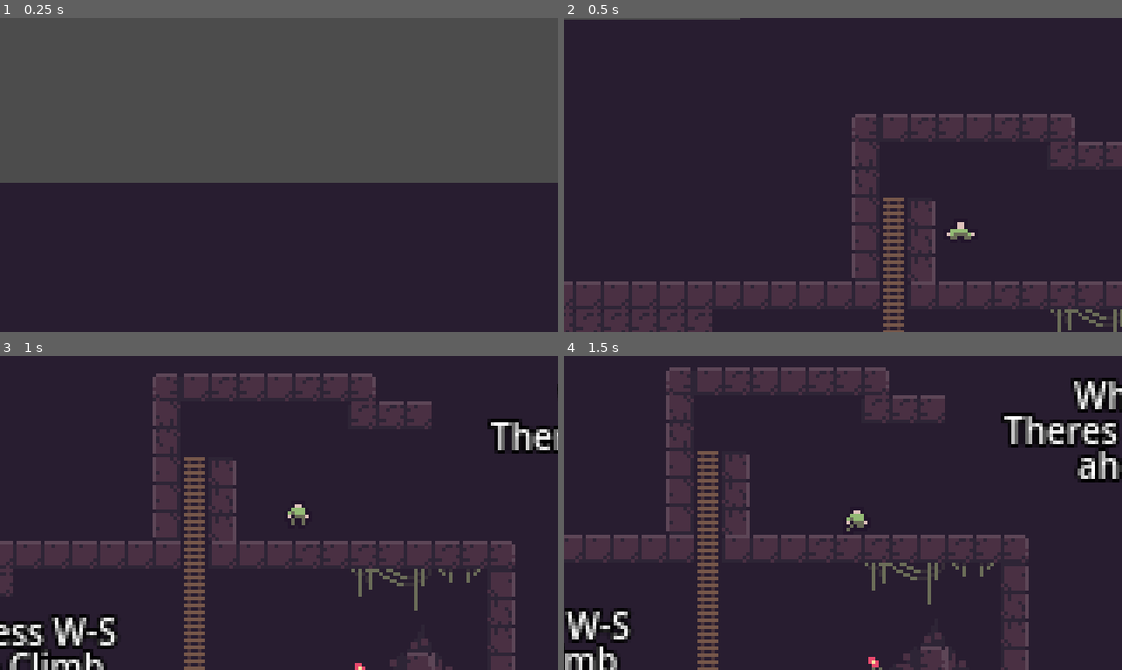
Above: before the commit, frames 1-4 (two rows, left to right).
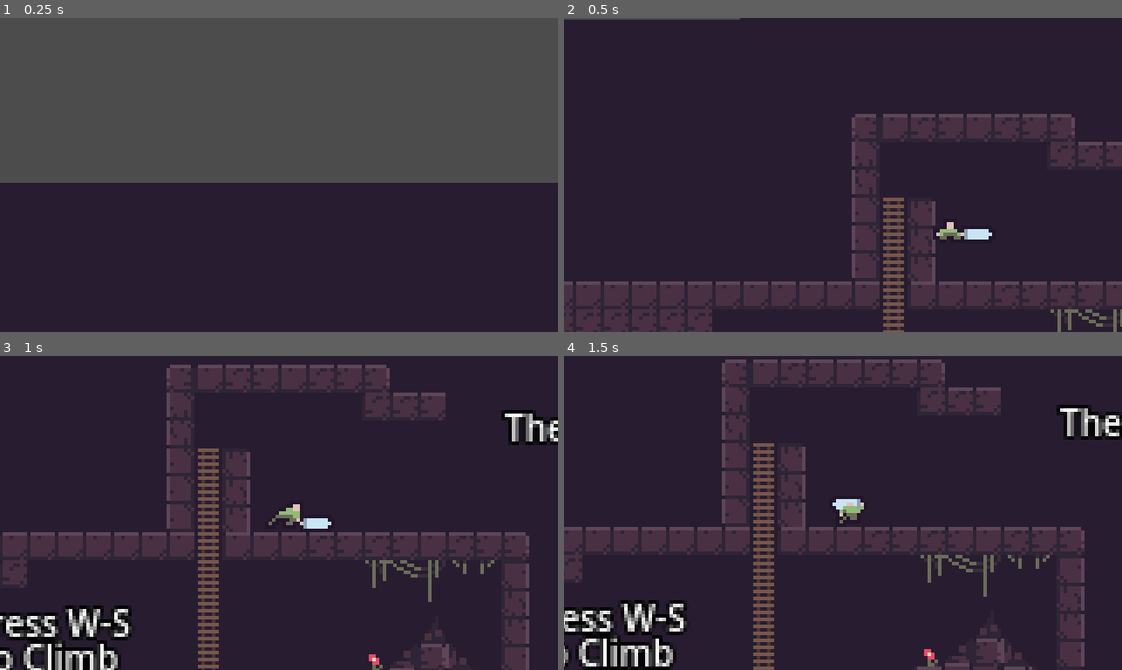
Above: after the commit, the same moments.

Repository: ShamsParvezArka/buet-game-jam-2026-submission
Game: Godot game, scene res://scene/tutorial.tscn
Same seed, same stepped clock (60 frames per second), same inputs: the game is played once before the commit and once after it.
Inputs:
- Up to frame 1 (0.25 s): no input
- Up to frame 2 (0.5 s): no input
- Up to frame 3 (1 s): tap A (move_left) at 0.5 s; hold D (move_right) from 0.53 s (still down); hold K (attack) from 0.53 s (still down); tap Space (jump) at 0.77 s
- Up to frame 4 (1.5 s): keep holding D (move_right); tap A (move_left) at 1.25 s; release K (attack) at 1.28 s; tap K (attack) at 1.35 s

Frame 1 is identical in both runs. In frame 2, 0.3% of the frame differs, in the area x 66-77%, y 65-71%; in frame 3, 23%; in frame 4, 26%, in the area x 0-100%, y 1-100%.

Commit message:
impl -> impulse on sword attack

Diff:
--- a/scene/player_basic.tscn
+++ b/scene/player_basic.tscn
@@ -1,8 +1,8 @@
-[gd_scene load_steps=60 format=3 uid="uid://hveqhu5colj6"]
+[gd_scene load_steps=61 format=3 uid="uid://hveqhu5colj6"]
 
 [ext_resource type="Script" uid="uid://dfb0xqvguw6kp" path="res://script/player_basic/player_basic.gd" id="1_hyh25"]
 [ext_resource type="Texture2D" uid="uid://cevreuepibf4l" path="res://asset/player_basic/idle.png" id="2_8urdy"]
-[ext_resource type="Script" uid="uid://c550tnck2brbh" path="res://script/state_machine.gd" id="2_dmlxr"]
+[ext_resource type="Script" uid="uid://c3ft62tv51ny5" path="res://script/player_basic/state_machine.gd" id="2_pjtj2"]
 [ext_resource type="Texture2D" uid="uid://dtfloiwumwcnn" path="res://asset/player_basic/climb.png" id="2_ujlph"]
 [ext_resource type="Texture2D" uid="uid://crj03wrdpdusi" path="res://asset/player_basic/sword_attack.png" id="3_dfcsx"]
 [ext_resource type="Script" uid="uid://dymlr7xdsuv4i" path="res://script/player_basic/idle.gd" id="3_todec"]
@@ -350,6 +350,9 @@
 radius = 2.0
 height = 6.0
 
+[sub_resource type="RectangleShape2D" id="RectangleShape2D_pjtj2"]
+size = Vector2(5, 9.5)
+
 [sub_resource type="CapsuleShape2D" id="CapsuleShape2D_od1ww"]
 radius = 3.0
 height = 8.0
@@ -364,8 +367,9 @@
 metadata/_custom_type_script = "uid://d2kjmtspxbl7j"
 
 [node name="StateMachine" type="Node2D" parent="." node_paths=PackedStringArray("player")]
-script = ExtResource("2_dmlxr")
+script = ExtResource("2_pjtj2")
 player = NodePath("..")
+metadata/_custom_type_script = "uid://c550tnck2brbh"
 
 [node name="Idle" type="Node" parent="StateMachine"]
 script = ExtResource("3_todec")
@@ -403,11 +407,20 @@
 
 [node name="Flipbook" type="AnimatedSprite2D" parent="."]
 sprite_frames = SubResource("SpriteFrames_d38go")
-animation = &"idle"
+animation = &"sword_attack"
 
 [node name="Collider" type="CollisionShape2D" parent="."]
 position = Vector2(0, 1)
 shape = SubResource("CapsuleShape2D_ad7i5")
+
+[node name="HitArea" type="Area2D" parent="."]
+collision_layer = 2
+collision_mask = 4
+
+[node name="HitCollider" type="CollisionShape2D" parent="HitArea"]
+position = Vector2(6, -1)
+shape = SubResource("RectangleShape2D_pjtj2")
+disabled = true
 
 [node name="InteractionArea" type="Area2D" parent="."]
 position = Vector2(0, 1)
@@ -419,5 +432,6 @@
 
 [connection signal="timeout" from="StateMachine/Jump/Timer" to="StateMachine/Jump" method="_on_timer_timeout"]
 [connection signal="timeout" from="StateMachine/Attack/Timer" to="StateMachine/Attack" method="_on_timer_timeout"]
+[connection signal="body_entered" from="HitArea" to="StateMachine/Attack" method="_on_hit_area_body_entered"]
 [connection signal="area_entered" from="InteractionArea" to="StateMachine/Climb" method="_on_interaction_area_area_entered"]
 [connection signal="area_exited" from="InteractionArea" to="StateMachine/Climb" method="_on_interaction_area_area_exited"]
--- a/scene/push_box.tscn
+++ b/scene/push_box.tscn
@@ -11,6 +11,7 @@
 collision_layer = 5
 collision_mask = 7
 script = ExtResource("1_rok6f")
+friction = 18
 
 [node name="Sprite2D" type="Sprite2D" parent="."]
 texture = ExtResource("1_wi0xx")
--- a/script/global_state.gd
+++ b/script/global_state.gd
@@ -1,11 +1,15 @@
 extends Node2D
 
-enum FacingDirection { LEFT, RIGHT }
+enum FacingDirection
+{
+	LEFT = -1,
+	RIGHT = 1
+}
 
 var current_selected_player: CharacterBody2D
 var player_basic_apply_gravity: bool
 var player_basic_mid_air: bool
 var can_climb: bool
 
-var anime_sword_obtained := false
+var anime_sword_obtained := true
 var is_holding := false
--- a/script/player_basic/attack.gd
+++ b/script/player_basic/attack.gd
@@ -1,12 +1,14 @@
 extends State
 
 @onready var timer: Timer = $Timer
+@onready var hit_collider: CollisionShape2D = $"../../HitArea/HitCollider"
 
 
 func enter() -> void:
 	if GlobalState.anime_sword_obtained:
 		player.flipbook.play("sword_attack")
 		timer.start()
+		hit_collider.disabled = false
 	else:
 		state_machine.change_state(state_machine.previous_state)
 
@@ -17,3 +19,13 @@
 
 func _on_timer_timeout() -> void:
 	state_machine.change_state(state_machine.get_node("Idle"))
+	hit_collider.disabled = true
+
+
+func _on_hit_area_body_entered(body: Node2D) -> void:
+	if body.is_in_group("pushable"):
+		body.hit = true
+		if hit_collider.position.x < 0:
+			body.hit_direction = GlobalState.FacingDirection.LEFT
+		elif hit_collider.position.x > 0:
+			body.hit_direction = GlobalState.FacingDirection.RIGHT
--- a/script/player_basic/jump.gd
+++ b/script/player_basic/jump.gd
@@ -11,9 +11,10 @@
 
 func update(delta: float) -> void:
 	state_machine.update_facing_direction(player.direction_horizontal)
-
 	player.velocity.x = player.direction_horizontal * player.move_speed_horizontal
 
+	if Input.is_action_pressed("attack"):
+		state_machine.change_state(state_machine.get_node("Attack"))
 
 func _on_timer_timeout() -> void:
 	if player.is_on_floor():
--- a/script/player_basic/player_basic.gd
+++ b/script/player_basic/player_basic.gd
@@ -1,4 +1,6 @@
 extends CharacterController
+
+@onready var hit_collider: CollisionShape2D = $HitArea/HitCollider
 
 @export var move_speed_horizontal := 30
 @export var move_speed_vertical := 20
@@ -13,14 +15,3 @@
 	if not self.is_on_floor() and GlobalState.player_basic_apply_gravity:
 		self.velocity += Vector2(0, self.gravity) * delta
 	self.move_and_slide()
-
-	for i in range(get_slide_collision_count()):
-		var collision := get_slide_collision(i)
-		var box := collision.get_collider()
-
-		if box is CharacterBody2D and box.is_in_group("pushable"):
-			var normal := collision.get_normal()
-
-			if abs(normal.x) > 0.9 and self.direction_horizontal != 0:
-				box.velocity.x = direction_horizontal * (self.push_force)
-				box.is_being_pushed = true
--- a/script/player_basic/run.gd
+++ b/script/player_basic/run.gd
@@ -11,6 +11,17 @@
 func update(delta: float) -> void:
 	state_machine.update_facing_direction(player.direction_horizontal)
 
+	for i in range(player.get_slide_collision_count()):
+		var collision := player.get_slide_collision(i)
+		var box := collision.get_collider()
+
+		if box is CharacterBody2D and box.is_in_group("pushable"):
+			var normal := collision.get_normal()
+
+			if abs(normal.x) > 0.9 and player.direction_horizontal != 0:
+				box.velocity.x = player.direction_horizontal * (player.push_force)
+				box.is_being_pushed = true
+
 	if player.direction_horizontal == 0:
 		state_machine.change_state(state_machine.get_node("Idle"))
 	elif !player.is_on_floor():
--- /dev/null
+++ b/script/player_basic/state_machine.gd
@@ -0,0 +1,11 @@
+extends StateMachine
+
+
+func update_facing_direction(direction_horizontal: float) -> void:
+	var tmp = player.hit_collider.position.x
+	if direction_horizontal > 0:
+		player.flipbook.flip_h = false
+		player.hit_collider.position.x = -tmp if tmp < 0 else tmp
+	elif direction_horizontal < 0:
+		player.flipbook.flip_h = true
+		player.hit_collider.position.x = -tmp if tmp > 0 else tmp
--- a/script/props/push_box.gd
+++ b/script/props/push_box.gd
@@ -1,14 +1,28 @@
 extends CharacterBody2D
 
+@export var friction := 15
+@export var knockback_strength := 20.0
+@export var knockback_up := 30.0
+@export var gravity := 90.0
+
 var is_being_pushed := false
+var hit := false
+var hit_direction := GlobalState.FacingDirection.RIGHT
 
 
 func _physics_process(delta: float) -> void:
-	if !is_being_pushed:
-		self.velocity.x = move_toward(self.velocity.x, 0.0, 1200 * delta)
+	if hit:
+		apply_impulse(hit_direction)
+		hit = false
 
-	if not self.is_on_floor():
-		self.velocity += Vector2(0, 90) * delta
+	if !is_being_pushed: velocity.x = move_toward(velocity.x, 0.0, friction * delta)
+	if !is_on_floor():   velocity.y += gravity * delta
 
 	move_and_slide()
 	is_being_pushed = false
+
+
+func apply_impulse(direction: GlobalState.FacingDirection) -> void:
+	is_being_pushed = true
+	velocity.x = direction * knockback_strength
+	velocity.y = -knockback_up
Not shown, added: script/player_basic/state_machine.gd.uid
